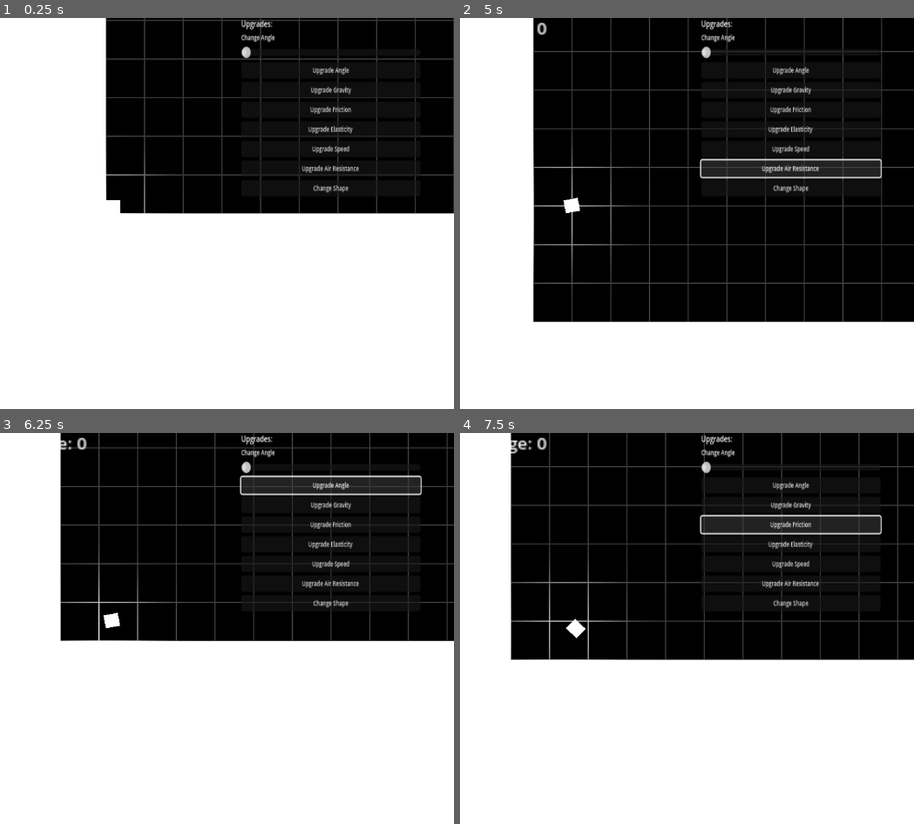
Above: before the commit, frames 1-4 (two rows, left to right).
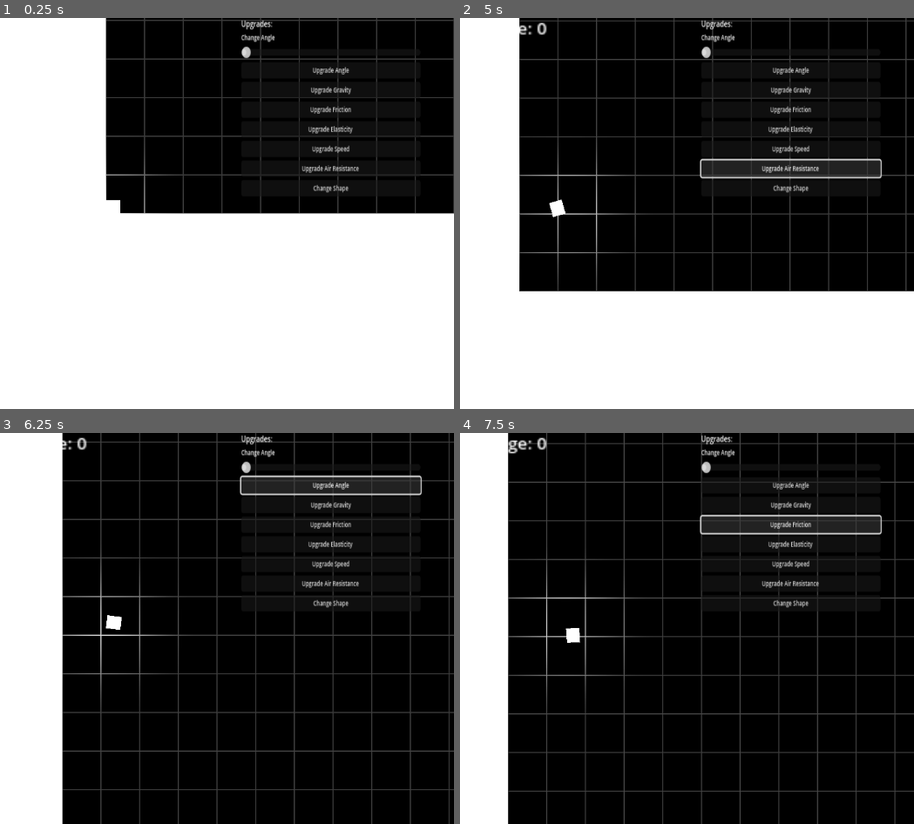
Above: after the commit, the same moments.

Repository: Lueegee1/Skr-t-Kast-Spil
Game: Godot game, scene res://main/root.tscn
The game is run twice, just before and just after one commit, with the same random seed, the same clock (stepped at 60 frames per second) and the same inputs.
Inputs:
- Up to frame 1 (0.25 s): no input
- Up to frame 2 (5 s): click "Upgrade Angle" at 0.5 s; click "Upgrade Gravity" at 1.25 s; click "Upgrade Friction" at 2 s; click "Upgrade Elasticity" at 2.75 s; click "Upgrade Speed" at 3.5 s; click "Upgrade Air Resistance" at 4.25 s
- Up to frame 3 (6.25 s): click "Change Shape" at 5 s; click "Upgrade Angle" at 5.75 s
- Up to frame 4 (7.5 s): click "Upgrade Gravity" at 6.5 s; click "Upgrade Friction" at 7.25 s

The runs differ from the first frame. In frame 2, 15% of the frame differs, in the area x 13-100%, y 0-78%; in frame 3, 45%, in the area x 13-100%, y 0-100%; in frame 4, 43%.

Commit message:
Temp fix to rotation

Diff:
--- a/main/main.tscn
+++ b/main/main.tscn
@@ -136,6 +136,7 @@
 [node name="RigidBody2D" type="RigidBody2D" parent="LaunchSite"]
 scale = Vector2(1, 1.0167047)
 physics_material_override = SubResource("PhysicsMaterial_xwkvk")
+inertia = 1000.0
 linear_damp_mode = 1
 linear_damp = 0.08
 script = ExtResource("2_pjrb6")
--- a/project.godot
+++ b/project.godot
@@ -18,3 +18,7 @@
 [autoload]
 
 Global="*res://main/Global.gd"
+
+[dotnet]
+
+project/assembly_name="SkråtKastSpil"
